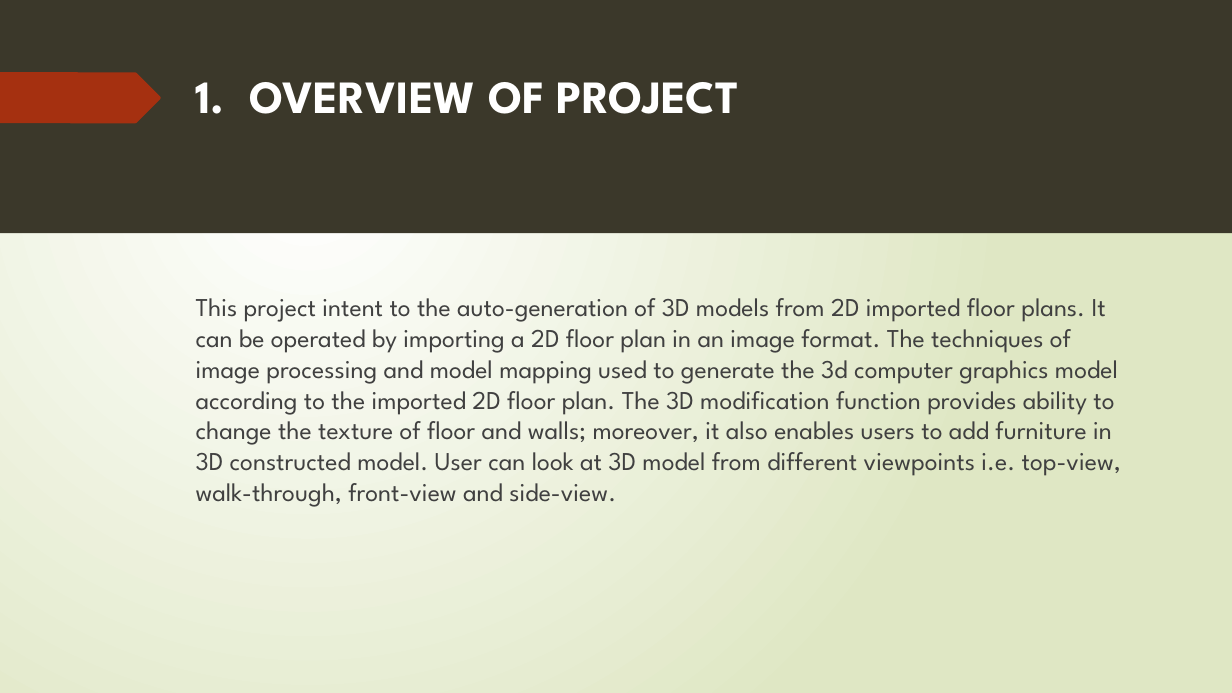
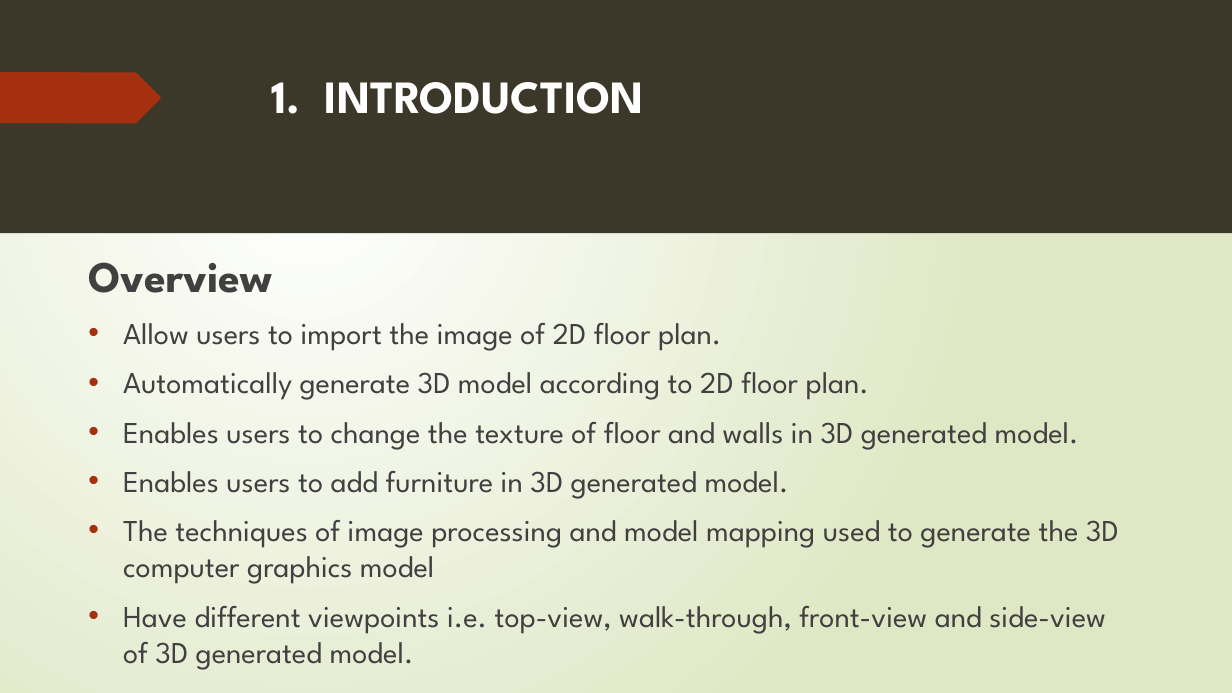
Before and after one commit to 15831944/2d-to-3d, a slide deck: slide 2 of AUTOGENERATION OF 3D MODEL FROM ROOM IMAGES.pptx. Drawn at 1232x693 pixels with LibreOffice and Linux fonts; fonts in the diff are those of the drawing. Boxes give left, top, right and bottom in pixels: in the first picture for what was removed or moved away, otherwise in the second. Text is boxed around its words. In the diff, an @@ line names an element or a change of style, - is before the commit and + after.

Commit message:
ppt

```diff
--- a/AUTOGENERATION OF 3D MODEL FROM ROOM IMAGES.pptx
+++ b/AUTOGENERATION OF 3D MODEL FROM ROOM IMAGES.pptx
@@ title at [271,82,644,114]: text changed @@
-1. OVERVIEW OF PROJECT
+1. INTRODUCTION
@@ text at [88,262,1119,670]: text changed; size 20 to 23.6 pt @@
-This project intent to the auto-generation of 3D models from 2D imported floor plans. It can be operated by importing a 2D floor plan in an image format. The techniques of image processing and model mapping used to generate the 3d computer graphics model according to the imported 2D floor plan. The 3D modification function provides ability to change the texture of floor and walls; moreover, it also enables users to add furniture in 3D constructed model. User can look at 3D model from different viewpoints i.e. top-view, walk-through, front-view and side-view.
+Overview
+• Allow users to import the image of 2D floor plan.
+• Automatically generate 3D model according to 2D floor plan.
+• Enables users to change the texture of floor and walls in 3D generated model.
+• Enables users to add furniture in 3D generated model.
+• The techniques of image processing and model mapping used to generate the 3D computer graphics model
+• Have different viewpoints i.e. top-view, walk-through, front-view and side-view of 3D generated model.
```
Also in this commit, not shown: 9 other slides changed, 1 slide added.
